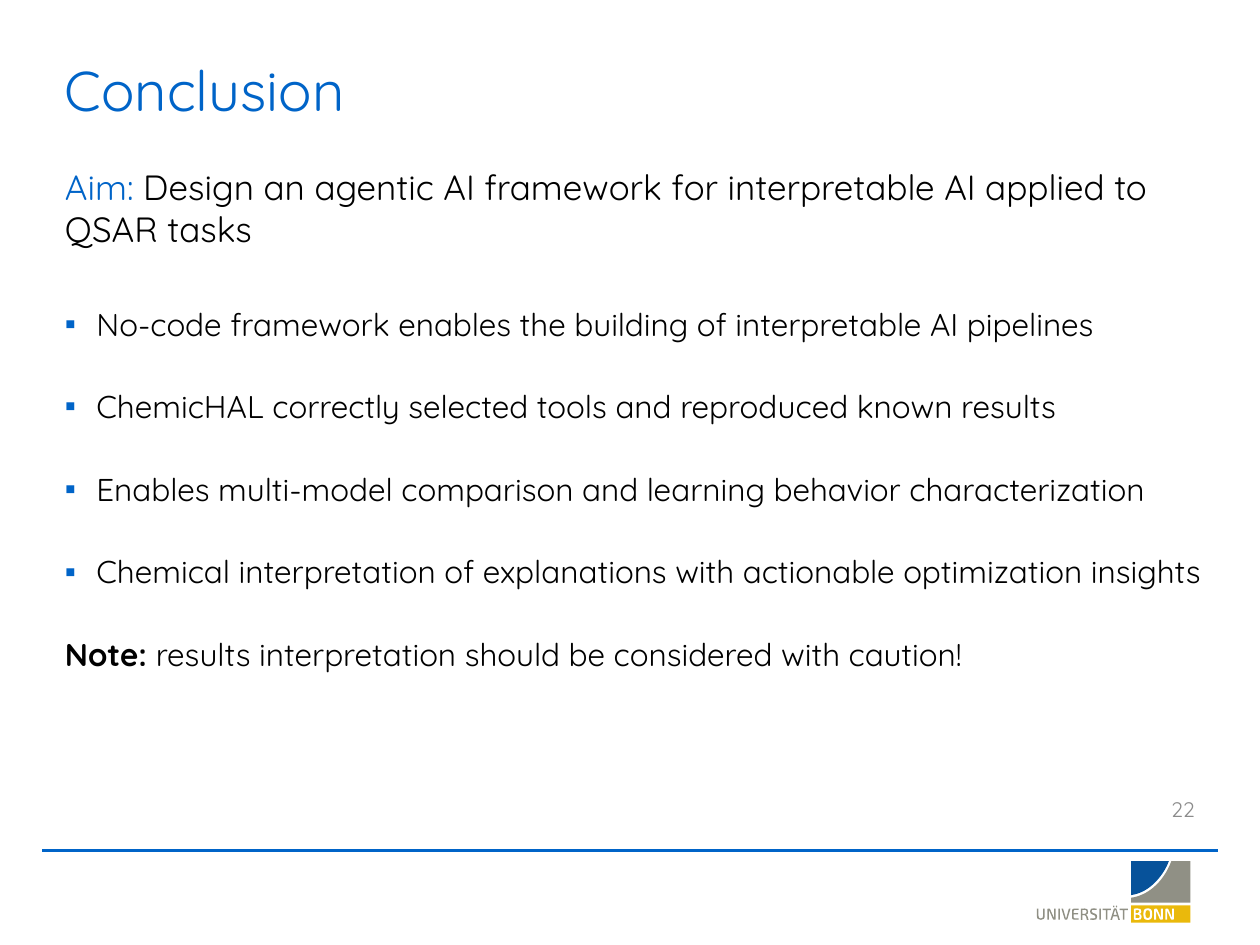
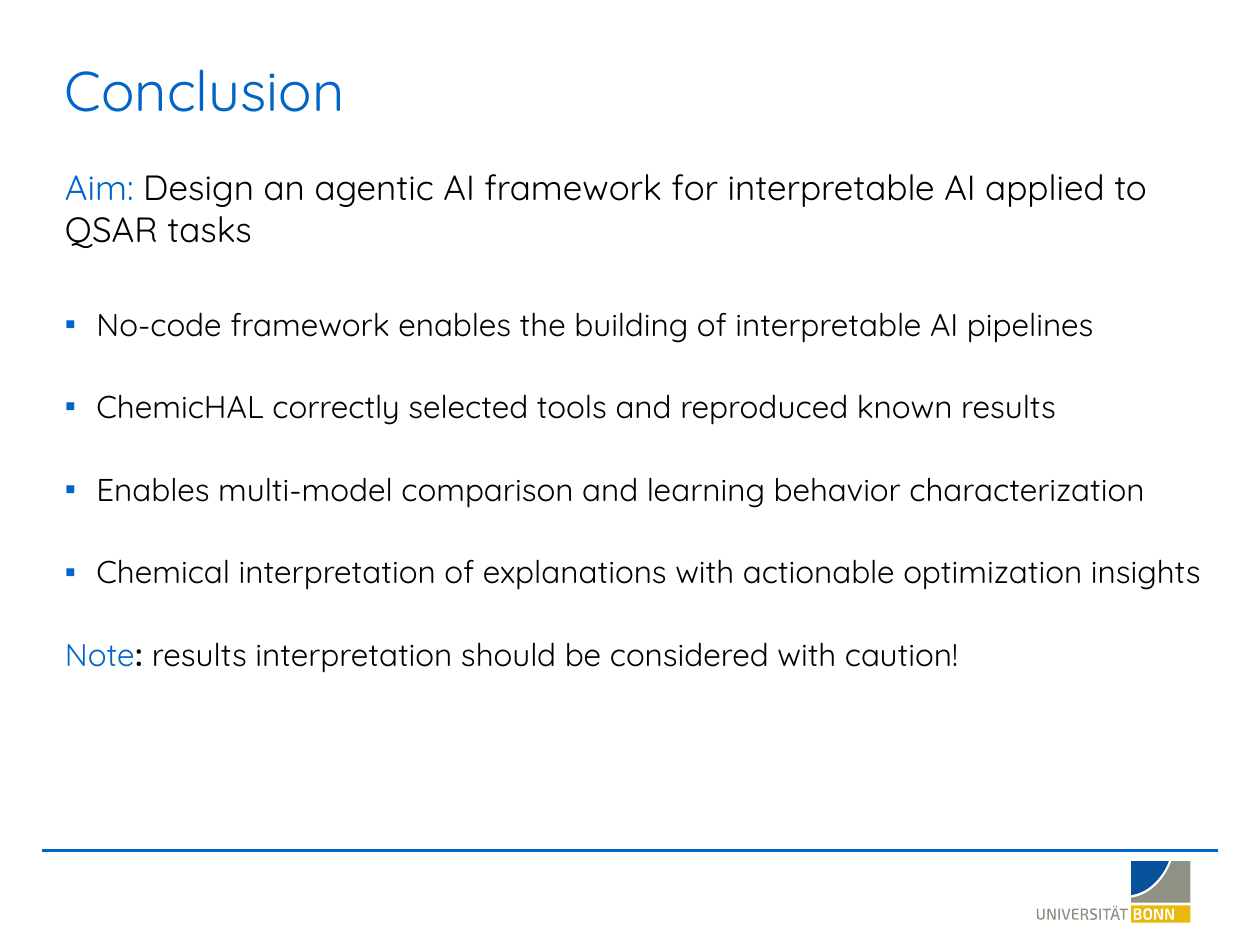
Before and after one commit to LSI-Uni-Bonn/ChemicHAL, a slide deck: slide 20 of slides/AI_Agent_Explainability.pptx (slide 22 before the commit). Drawn at 1260x945 pixels with LibreOffice and Linux fonts; fonts in the diff are those of the drawing; background and template pictures are left out. Boxes give left, top, right and bottom in pixels: in the first picture for what was removed or moved away, otherwise in the second. Text is boxed around its words. In the diff, an @@ line names an element or a change of style, - is before the commit and + after.

```diff
--- a/slides/AI_Agent_Explainability.pptx
+++ b/slides/AI_Agent_Explainability.pptx
@@ text at bbox=[65, 642, 958, 673]: text colour #000000 to #0064C8, bold off in "Note:" @@
@@ page number removed at bbox=[1171, 802, 1195, 817] @@
-22
```
Also in this commit, not shown: 23 other slides changed.
